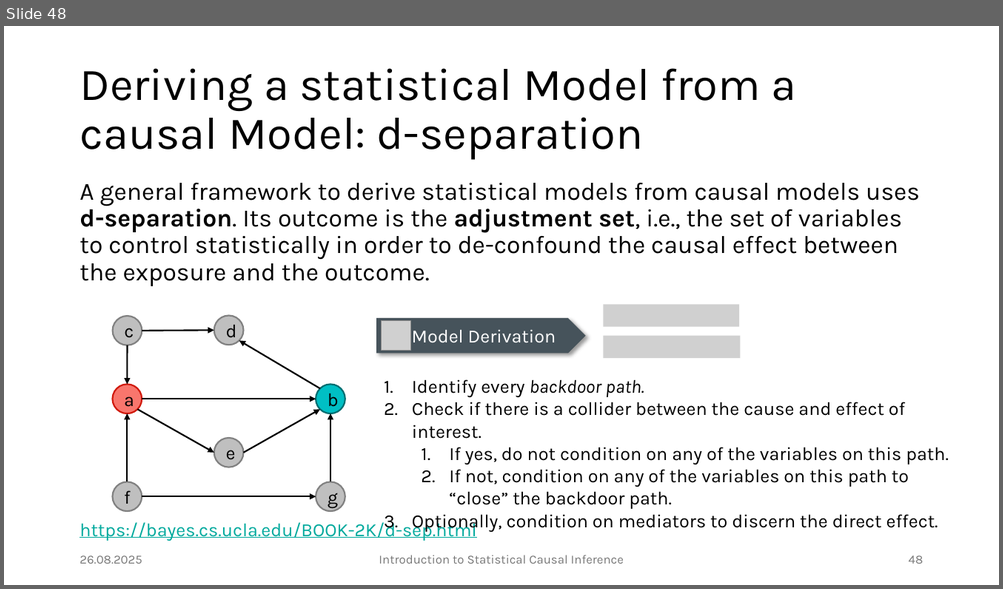
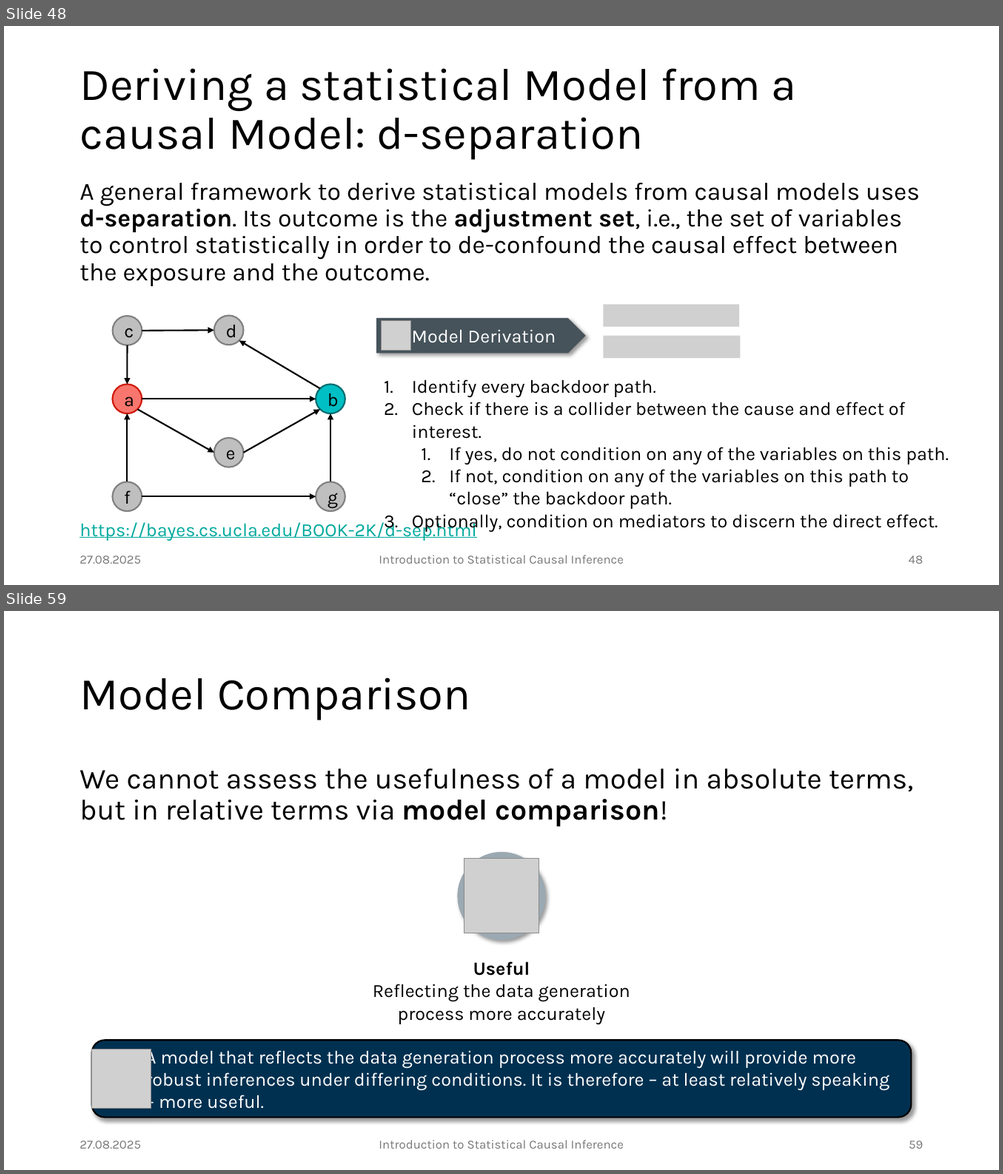
Before and after one commit to JulianFrattini/bda4sci, a slide deck: version2/slides/intro-sci.pptx. Shown one above the other, each under a label of ours: slide 48 before the commit, slides 48 and 59 after it; the slides between them are not shown. The pictures are 1003x589 and 1003x1174 pixels, drawn with LibreOffice and Linux fonts; fonts in the diff are those of the drawing; grey boxes stand for pictures; background and template pictures are left out. Boxes give left, top, right and bottom in pixels: in the first picture for what was removed or moved away, otherwise in the second. Text is boxed around its words. In the diff, an @@ line names an element or a change of style, - is before the commit and + after.

```diff
--- a/version2/slides/intro-sci.pptx
+++ b/version2/slides/intro-sci.pptx
@@ slide 59 added at (4,611,999,1170), background #FFFFFF @@
@@ title added at (79,678,471,721), 44 pt, text #000000 @@
+Model Comparison
@@ text added at (79,769,913,827), 28 pt, text #000000 @@
+We cannot assess the usefulness of a model in absolute terms, but in relative terms via model comparison!
@@ ellipse added at (458,852,546,940), fill #9BA9B2 @@
@@ picture added at (464,859,539,934) @@
@@ text added at (373,962,630,1025), 18 pt, text #000000 @@
+Useful
+Reflecting the data generation process more accurately
@@ rounded rectangle added at (92,1041,911,1119), fill #003050, outline #000000 1.5 pt, 18 pt, text #FFFFFF @@
+A model that reflects the data generation process more accurately will provide more robust inferences under differing conditions. It is therefore – at least relatively speaking – more useful.
@@ picture added at (92,1050,151,1109) @@
@@ text added at (79,1141,141,1149), 12 pt, text #797979 @@
+27.08.2025
@@ text added at (378,1140,623,1149), 12 pt, text #797979 @@
+Introduction to Statistical Causal Inference
@@ page number added at (908,1141,922,1149), 12 pt, text #797979 @@
+59
@@ slide 48 changed as well @@
@@ text at (412,380,656,398): italic off in "backdoor path." @@
@@ text at (79,556,141,564): text changed @@
-26.08.2025
+27.08.2025
```
Also in this commit, not shown: 61 other slides changed, 7 other slides added, 2 slides removed, 7 other files.
